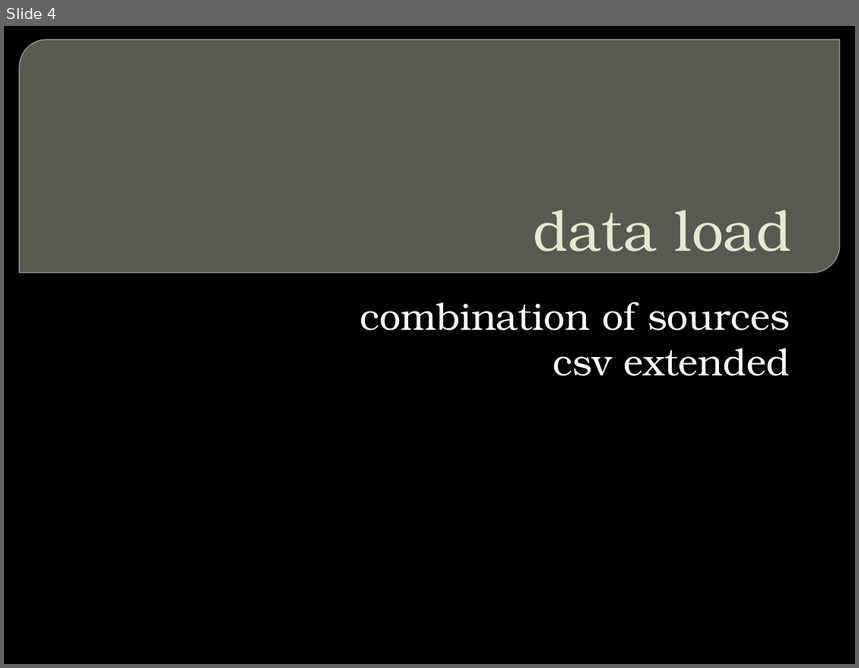
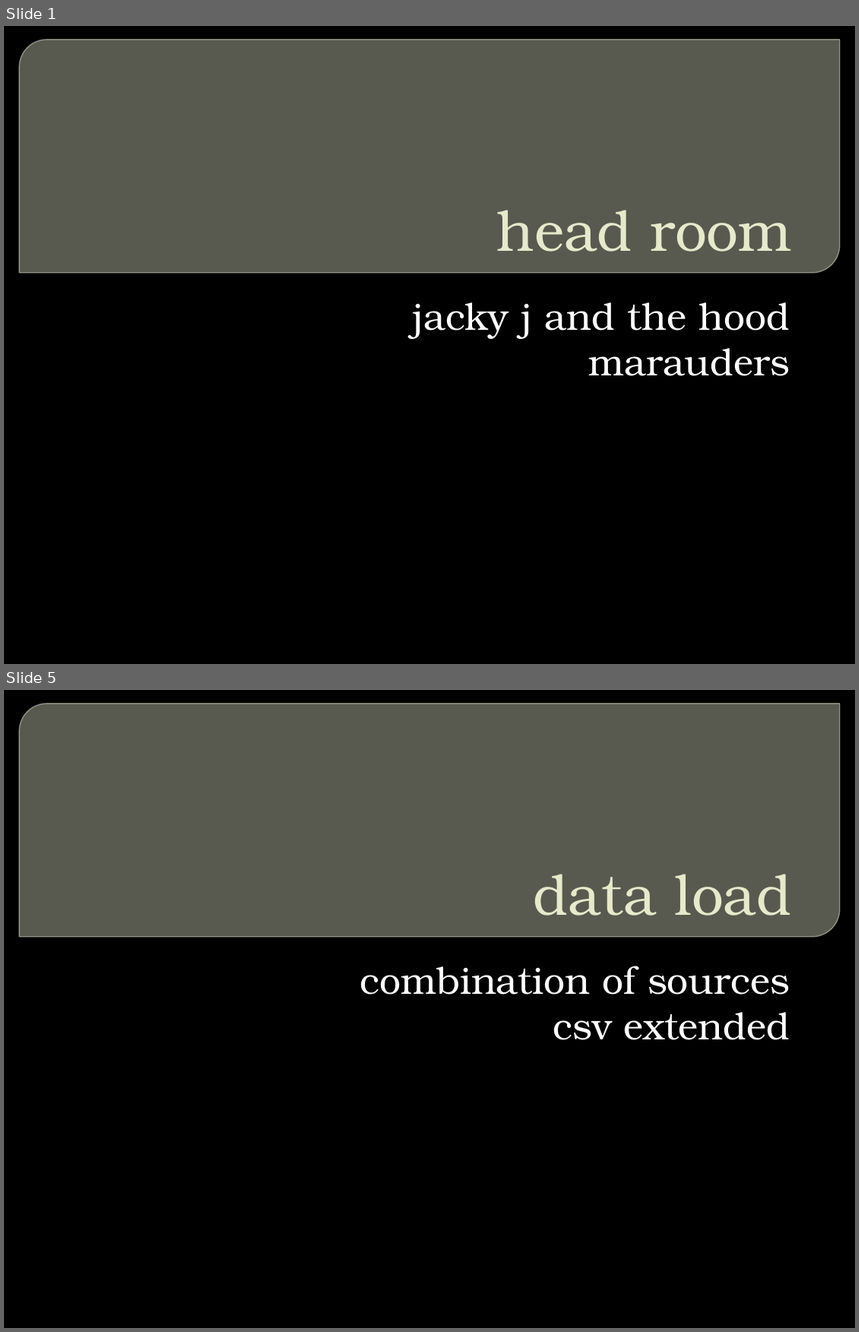
Before and after one commit to m3ngu/hoodmarauders, a slide deck: documentation/p20090423/headroom3.pptx. Shown one above the other, each under a label of ours: slide 4 before the commit, slides 1 and 5 after it; the slides between them are not shown. The pictures are 859x668 and 859x1332 pixels, drawn with LibreOffice and Linux fonts; fonts in the diff are those of the drawing; background and template pictures are left out. Boxes give left, top, right and bottom in pixels: in the first picture for what was removed or moved away, otherwise in the second. Text is boxed around its words. In the diff, an @@ line names an element or a change of style, - is before the commit and + after.

```diff
--- a/documentation/p20090423/headroom3.pptx
+++ b/documentation/p20090423/headroom3.pptx
@@ slide 1 added at [4, 26, 855, 664], background picture (left out); not listed: 1 template element that a slide beside it also shows @@
@@ title added at [497, 210, 792, 252], 48 pt, text #E7EACB @@
+head room
@@ subtitle added at [413, 303, 790, 376], 32 pt, text #FFFFFF @@
+jacky j and the hood marauders
@@ what was slide 4 is now slide 5 @@
```
Also in this commit, not shown: 4 slides changed.
